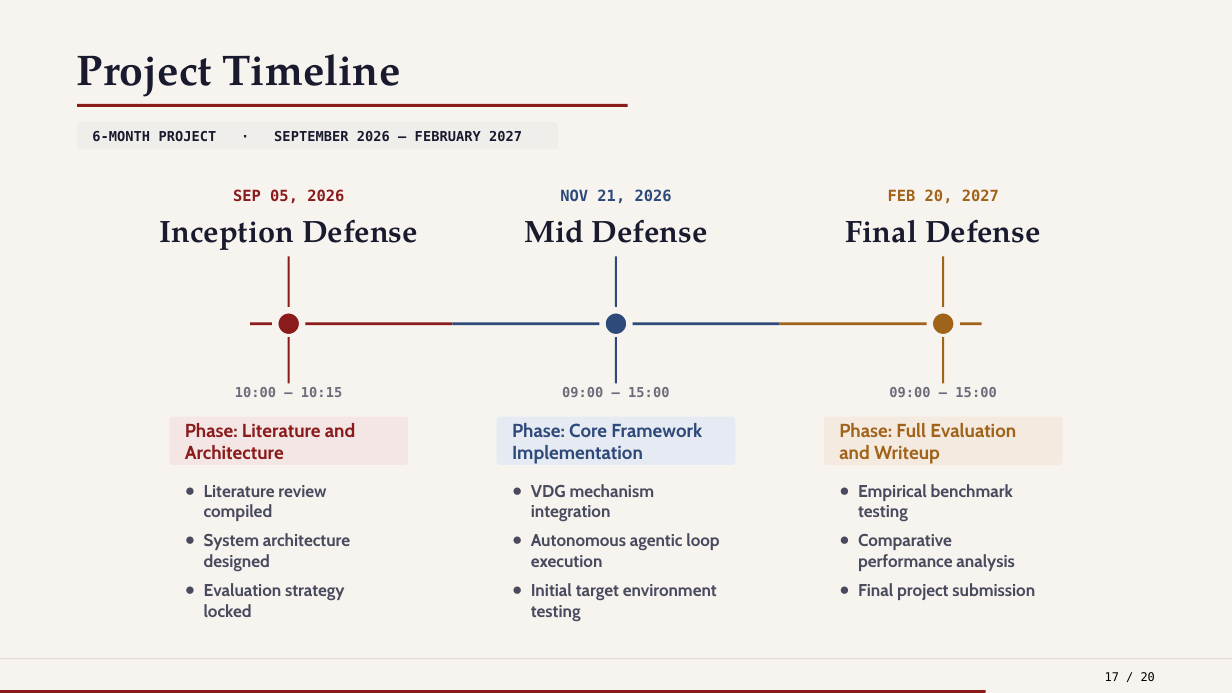
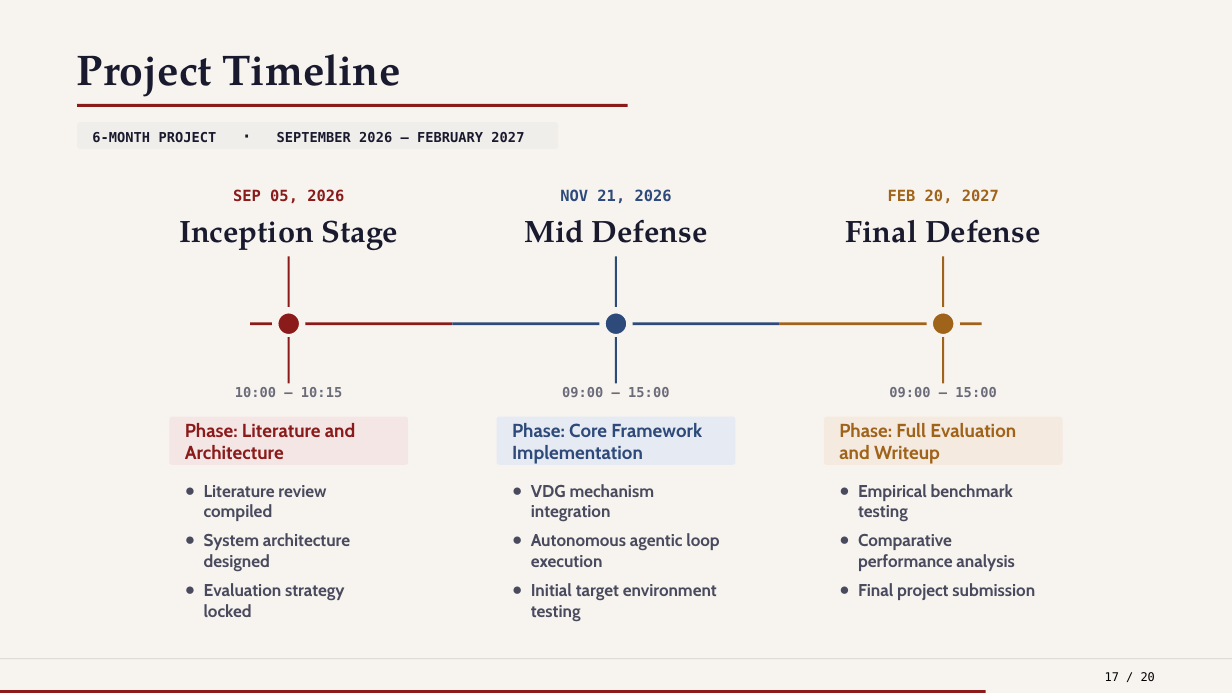
Before and after one commit to nishan-paul-hello/cmatrix-agentic-red-team, a slide deck: slide 17 of docs/presentation/CSE-810-PRESENTATION-INCEPTION.pptx. Drawn at 1232x693 pixels with LibreOffice and Linux fonts; fonts in the diff are those of the drawing. Boxes give left, top, right and bottom in pixels: in the first picture for what was removed or moved away, otherwise in the second. Text is boxed around its words. In the diff, an @@ line names an element or a change of style, - is before the commit and + after.

```diff
--- a/docs/presentation/CSE-810-PRESENTATION-INCEPTION.pptx
+++ b/docs/presentation/CSE-810-PRESENTATION-INCEPTION.pptx
@@ text "6-MONTH PROJECT · SEPTEMBER 2026 ..." at <box>92,132,524,143</box>: size 8 to 10 pt in "·" @@
@@ text at <box>179,220,398,250</box>: text changed @@
-Inception Defense
+Inception Stage
```
Also in this commit, not shown: 3 other slides changed, 1 other file.
